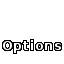
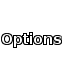
Layers edited between the first and the second (64, 64) image:
painted on "Options" over (2, 33, 61, 53)
renamed "Outline copy" to "New Layer", painted on it over (1, 32, 62, 54)
